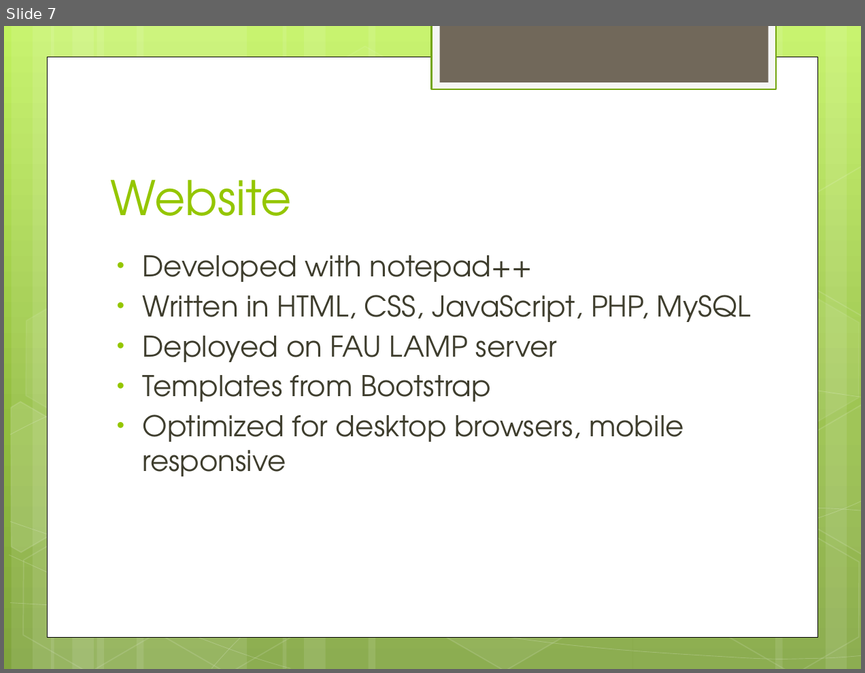
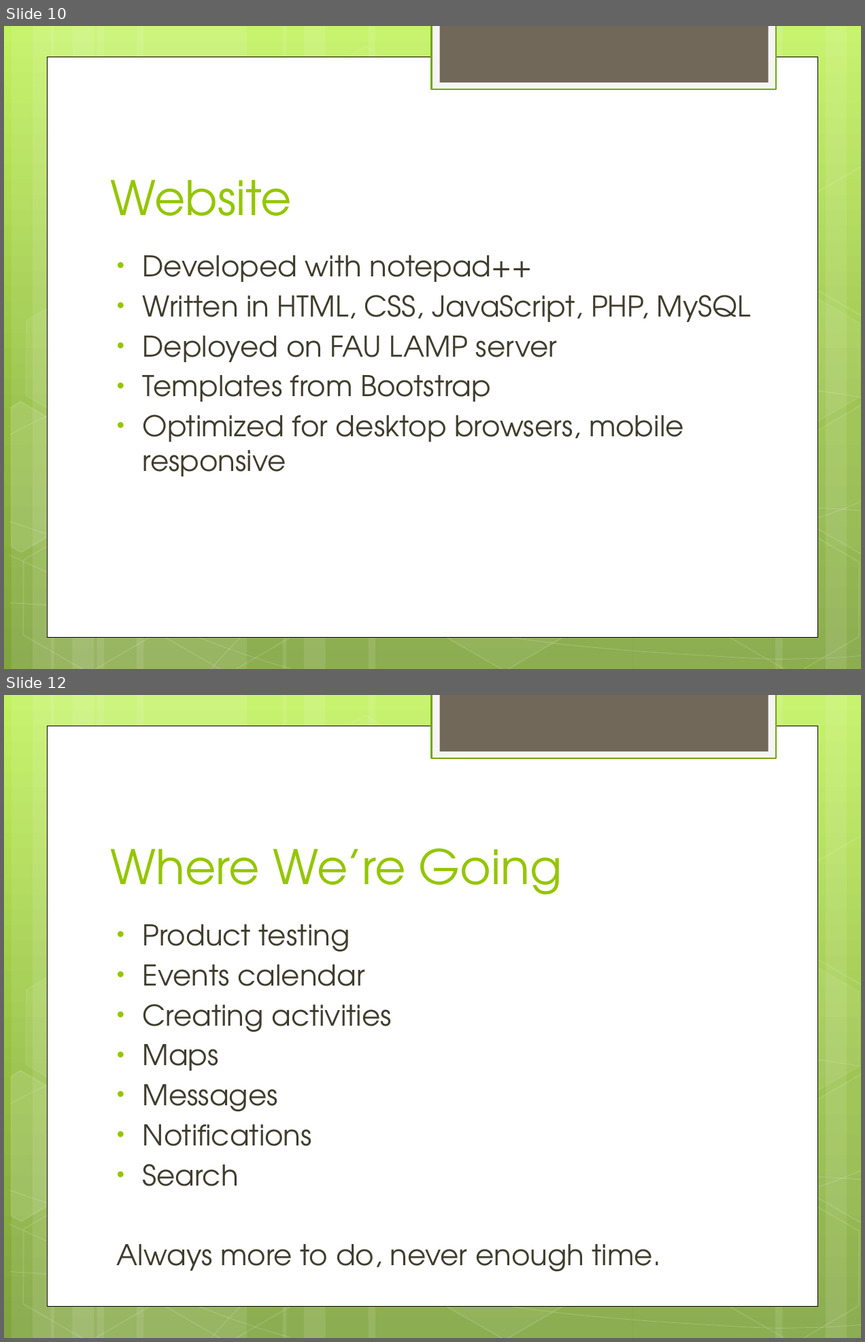
Before and after one commit to Ninjinkai/Couch-Level-Project, a slide deck: Final_Presentation.pptx. Shown one above the other, each under a label of ours: slide 7 before the commit, slides 10 and 12 after it; the slides between them are not shown. The pictures are 865x673 and 865x1342 pixels, drawn with LibreOffice and Linux fonts; fonts in the diff are those of the drawing. Boxes give left, top, right and bottom in pixels: in the first picture for what was removed or moved away, otherwise in the second. Text is boxed around its words. In the diff, an @@ line names an element or a change of style, - is before the commit and + after.

```diff
--- a/Final_Presentation.pptx
+++ b/Final_Presentation.pptx
@@ slide 12 added at (x1=4, y1=695, x2=861, y2=1338), background gradient #C3F35F to #93BF3F to #81A53E; not listed: 31 template elements that a slide beside it also shows @@
@@ title added at (x1=110, y1=848, x2=562, y2=894), 40 pt, text #94C600 @@
+Where We’re Going
@@ text added at (x1=117, y1=924, x2=661, y2=1271), 24 pt, text #3E3D2D @@
+• Product testing
+• Events calendar
+• Creating activities
+• Maps
+• Messages
+• Notifications
+• Search
+Always more to do, never enough time.
@@ what was slide 7 is now slide 10 @@
```
Also in this commit, not shown: 6 slides changed, 5 other slides added, 1 other file.
